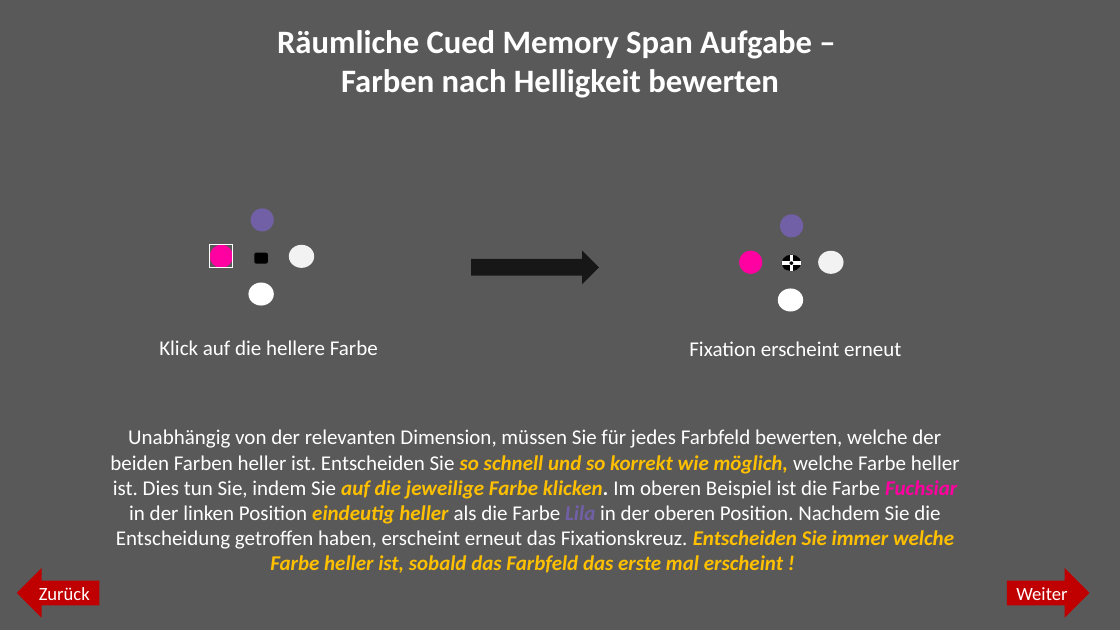
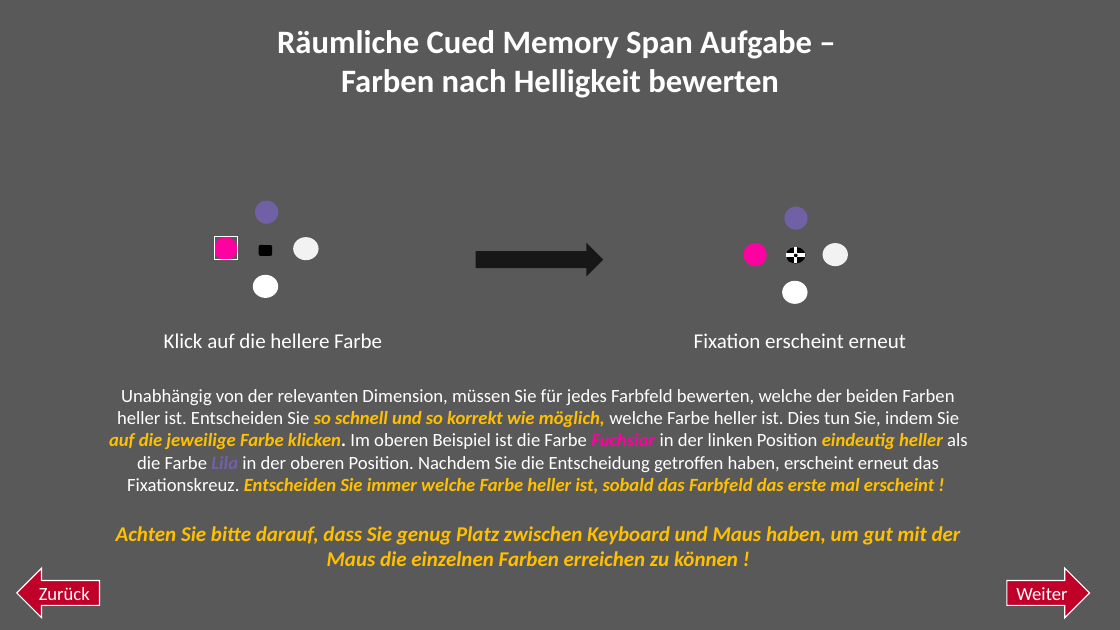
Before and after one commit to jgman86/neurocognitive-psychometrics, a slide deck: slide 6 of M3-ExpSpatial/Instructions/Instructions_spatial.pptx. Drawn at 1120x630 pixels with LibreOffice and Linux fonts; fonts in the diff are those of the drawing. Boxes give left, top, right and bottom in pixels: in the first picture for what was removed or moved away, otherwise in the second. Text is boxed around its words. In the diff, an @@ line names an element or a change of style, - is before the commit and + after.

Commit message:
updated slides

```diff
--- a/M3-ExpSpatial/Instructions/Instructions_spatial.pptx
+++ b/M3-ExpSpatial/Instructions/Instructions_spatial.pptx
@@ 6 ellipses, 1 right arrow: place and size @@
-6 ellipses, 1 right arrow at box(249, 208, 804, 311)
+6 ellipses, 1 right arrow at box(253, 201, 808, 303)
@@ 4 ellipses, 2 texts, 2 rounded rectangles, 2 lines, 1 rectangle: place and size @@
-4 ellipses, 2 texts, 2 rounded rectangles, 2 lines, 1 rectangle at box(159, 245, 901, 356)
+4 ellipses, 2 texts, 2 rounded rectangles, 2 lines, 1 rectangle at box(164, 237, 906, 348)
@@ text "Unabhängig von der relevanten Dimension, ...": place and size @@
-text "Unabhängig von der relevanten Dimension, ..." at box(110, 429, 960, 573)
+text "Unabhängig von der relevanten Dimension, ..." at box(109, 389, 967, 566)
@@ text at box(109, 389, 967, 493): size 18 to 16 pt in "Unabhängig von der relevanten Dimension, müssen Sie ..." @@
@@ text at box(116, 526, 961, 566): paragraph added @@
+Achten Sie bitte darauf, dass Sie genug Platz zwischen Keyboard und Maus haben, um gut mit der Maus die einzelnen Farben erreichen zu können !
@@ left arrow "Zurück" at box(17, 568, 99, 618): fill #C00000 to #C1002A; outline none to #FFFFFF 1 pt @@
@@ right arrow "Weiter" at box(1007, 568, 1090, 618): fill #C00000 to #C1002A; outline none to #FFFFFF 1 pt @@
```
Also in this commit, not shown: 9 other slides changed, 25 other files.
